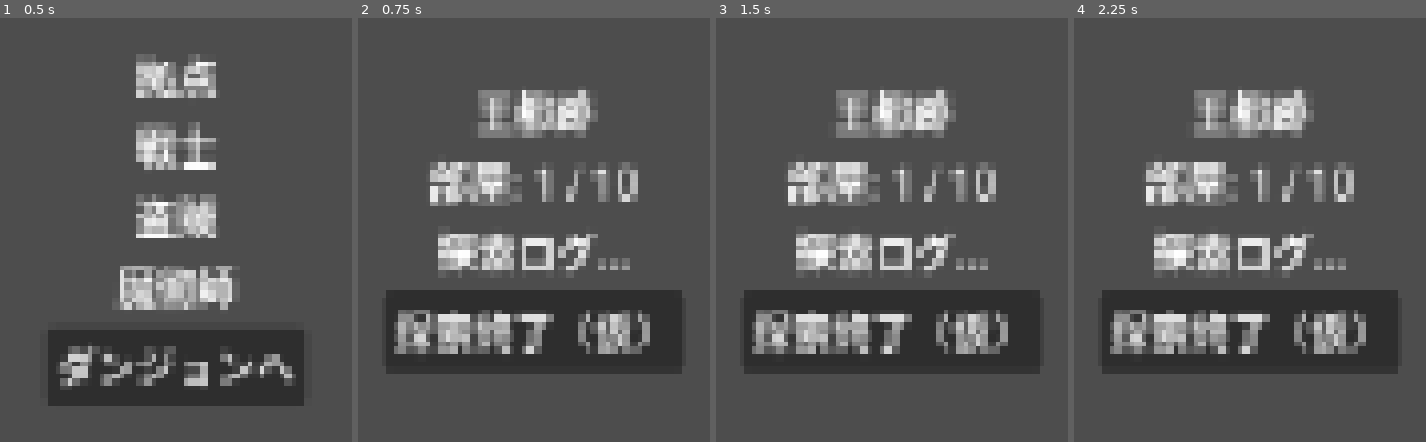
Above: before the commit, frames 1-4 (left to right).
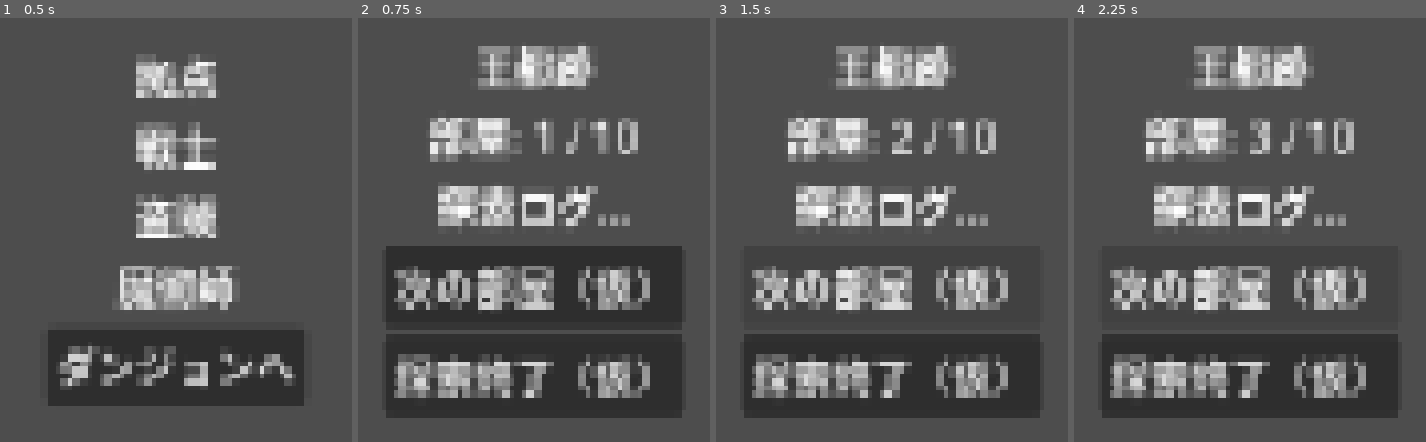
Above: after the commit, the same moments.

Repository: JeflyMarte/crownfall
Game: Godot game, scene res://scenes/boot/BootScene.tscn
Same seed, same stepped clock (60 frames per second), same inputs: the game is played once before the commit and once after it.
Inputs (mouse positions are in pixels of both pictures, inside the frame that each line leads up to):
- Up to frame 1 (0.5 s): no input
- Up to frame 2 (0.75 s): click "ダンジョンへ" at 0.5 s
- Up to frame 3 (1.5 s): click (892, 285) at 1.25 s, where only the run after the commit has a clickable "次の部屋（仮）"
- Up to frame 4 (2.25 s): click (1250, 285) at 2 s, where only the run after the commit has a clickable "次の部屋（仮）"

Frame 1 is identical in both runs. In frame 2, 40% of the frame differs, in the area x 7-93%, y 6-95%; in frame 3, 37%; in frame 4, 37%.

Commit message:
Task019: DungeonSceneに次の部屋ボタン追加
ButtonNextRoomを追加しadvance_room()に接続。押下後にLabelRoomを更新。
is_completed==trueでボタンを無効化。CombatController接続は後続Taskに分離。

Co-Authored-By: Claude Sonnet 4.6 <noreply@anthropic.com>

Diff:
--- a/scenes/dungeon/DungeonScene.tscn
+++ b/scenes/dungeon/DungeonScene.tscn
@@ -36,6 +36,10 @@
 text = "探索ログ..."
 horizontal_alignment = 1
 
+[node name="ButtonNextRoom" type="Button" parent="VBoxContainer"]
+layout_mode = 2
+text = "次の部屋（仮）"
+
 [node name="ButtonFinish" type="Button" parent="VBoxContainer"]
 layout_mode = 2
 text = "探索終了（仮）"
--- a/scripts/dungeon/DungeonScene.gd
+++ b/scripts/dungeon/DungeonScene.gd
@@ -2,6 +2,7 @@
 
 func _ready() -> void:
 	$VBoxContainer/ButtonFinish.pressed.connect(_on_finish_button_pressed)
+	$VBoxContainer/ButtonNextRoom.pressed.connect(_on_next_room_pressed)
 	$DungeonController.start_dungeon("res://resources/dungeons/royal_ruins.tres")
 	_update_room_label()
 
@@ -10,5 +11,11 @@
 	var total: int = $DungeonController.current_dungeon_data.room_count
 	$VBoxContainer/LabelRoom.text = "部屋: %d / %d" % [idx, total]
 
+func _on_next_room_pressed() -> void:
+	$DungeonController.advance_room()
+	_update_room_label()
+	if $DungeonController.is_completed:
+		$VBoxContainer/ButtonNextRoom.disabled = true
+
 func _on_finish_button_pressed() -> void:
 	SceneRouter.change_scene("res://scenes/result/ResultScene.tscn")
